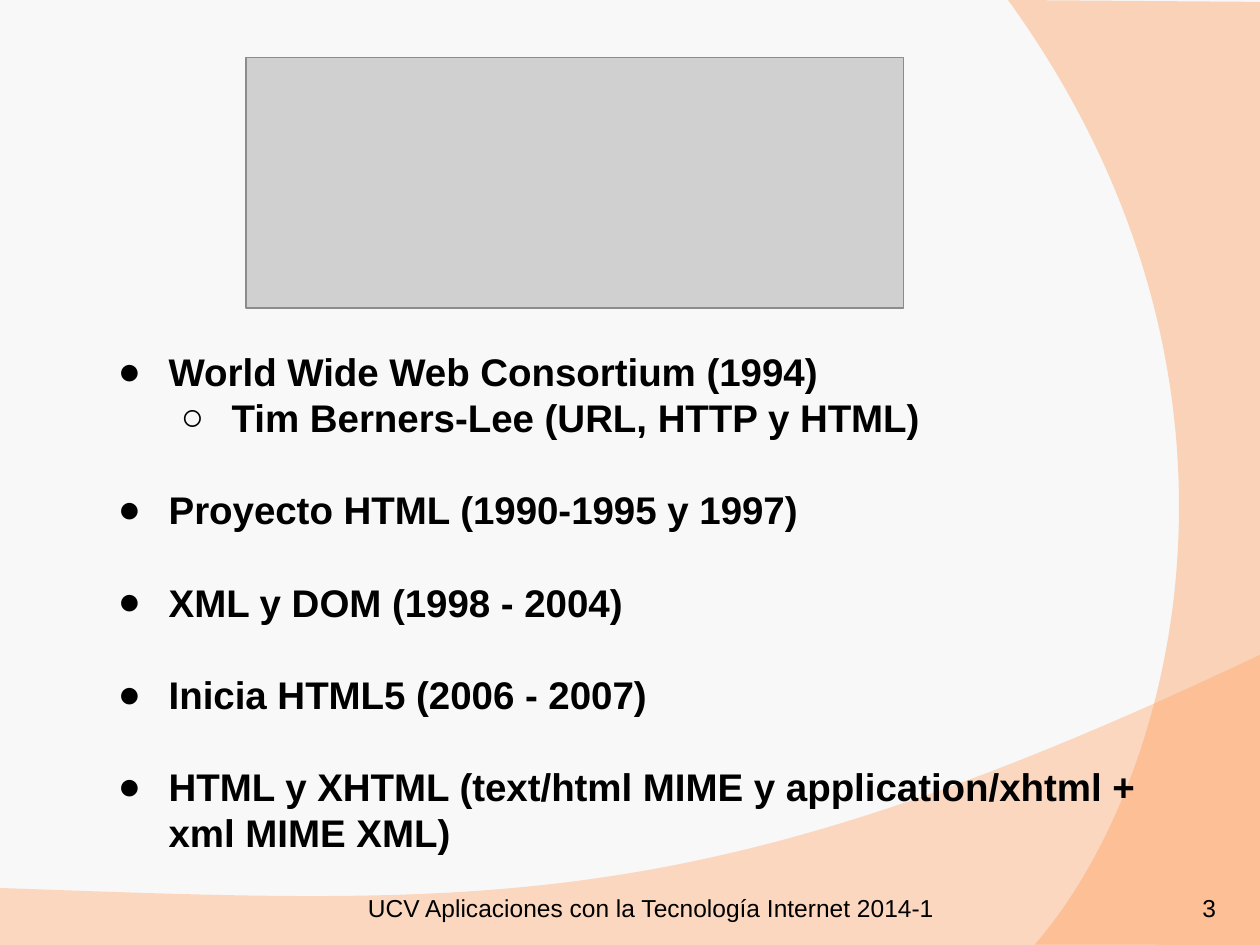
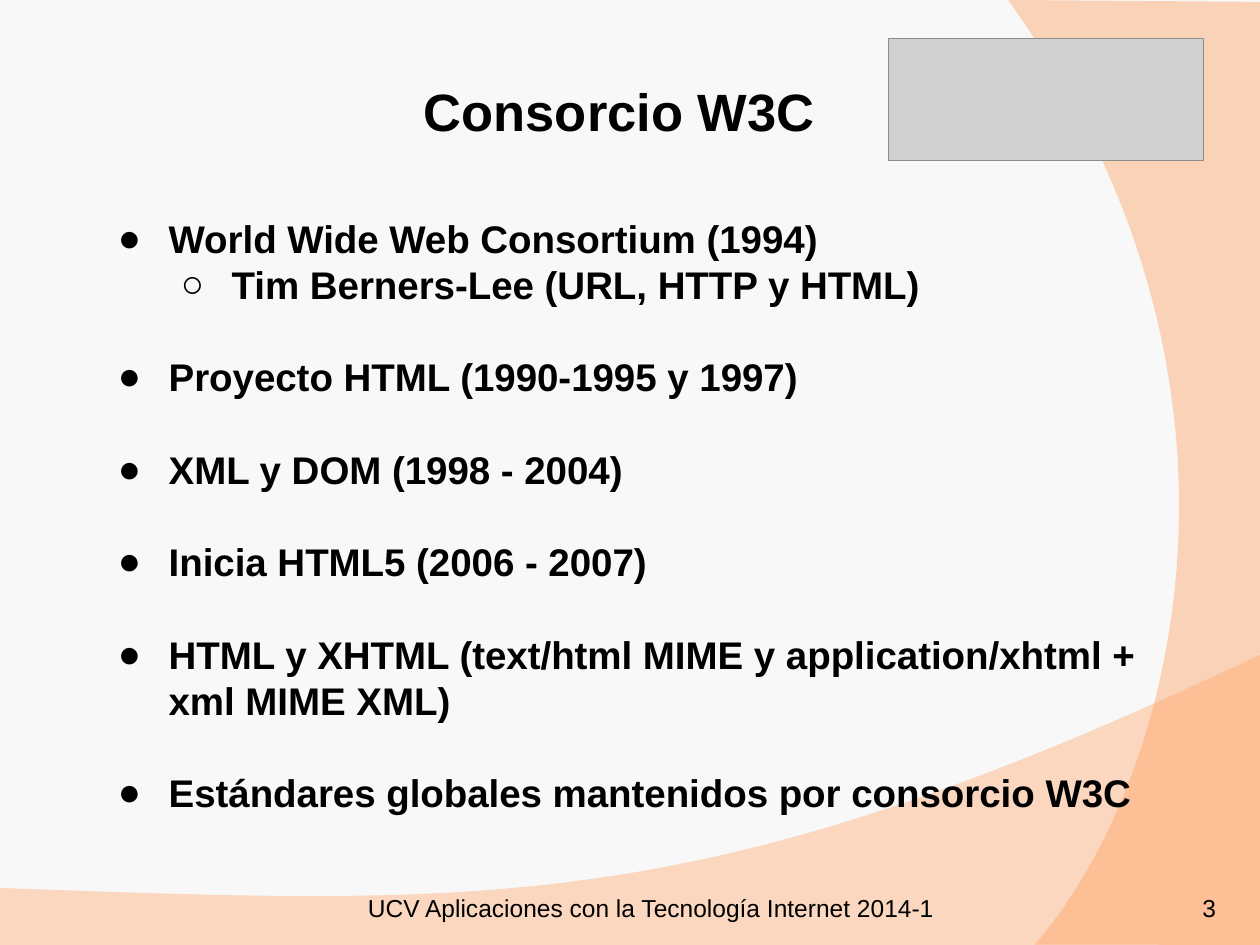
Before and after one commit to antonio-leal-batista/git, a slide deck: slide 3 of contenido/ATI_Expo_HTML5.2014-1.pptx. Drawn at 1260x945 pixels with LibreOffice and Linux fonts; fonts in the diff are those of the drawing; grey boxes stand for pictures. Boxes give left, top, right and bottom in pixels: in the first picture for what was removed or moved away, otherwise in the second. Text is boxed around its words. In the diff, an @@ line names an element or a change of style, - is before the commit and + after.

Commit message:
Presentación HTML5

```diff
--- a/contenido/ATI_Expo_HTML5.2014-1.pptx
+++ b/contenido/ATI_Expo_HTML5.2014-1.pptx
@@ picture: place and size @@
-picture at (246, 58, 903, 309)
+picture at (888, 38, 1203, 160)
@@ title added at (424, 93, 815, 132), 30 pt, text #000000, bold @@
+Consorcio W3C
@@ text "World Wide Web Consortium (1994)": place and size @@
-text "World Wide Web Consortium (1994)" at (169, 358, 1102, 855)
+text "World Wide Web Consortium (1994)" at (169, 225, 1131, 815)
@@ text at (169, 777, 1131, 815): paragraph added @@
+● Estándares globales mantenidos por consorcio W3C
```
Also in this commit, not shown: 1 other slide changed.
